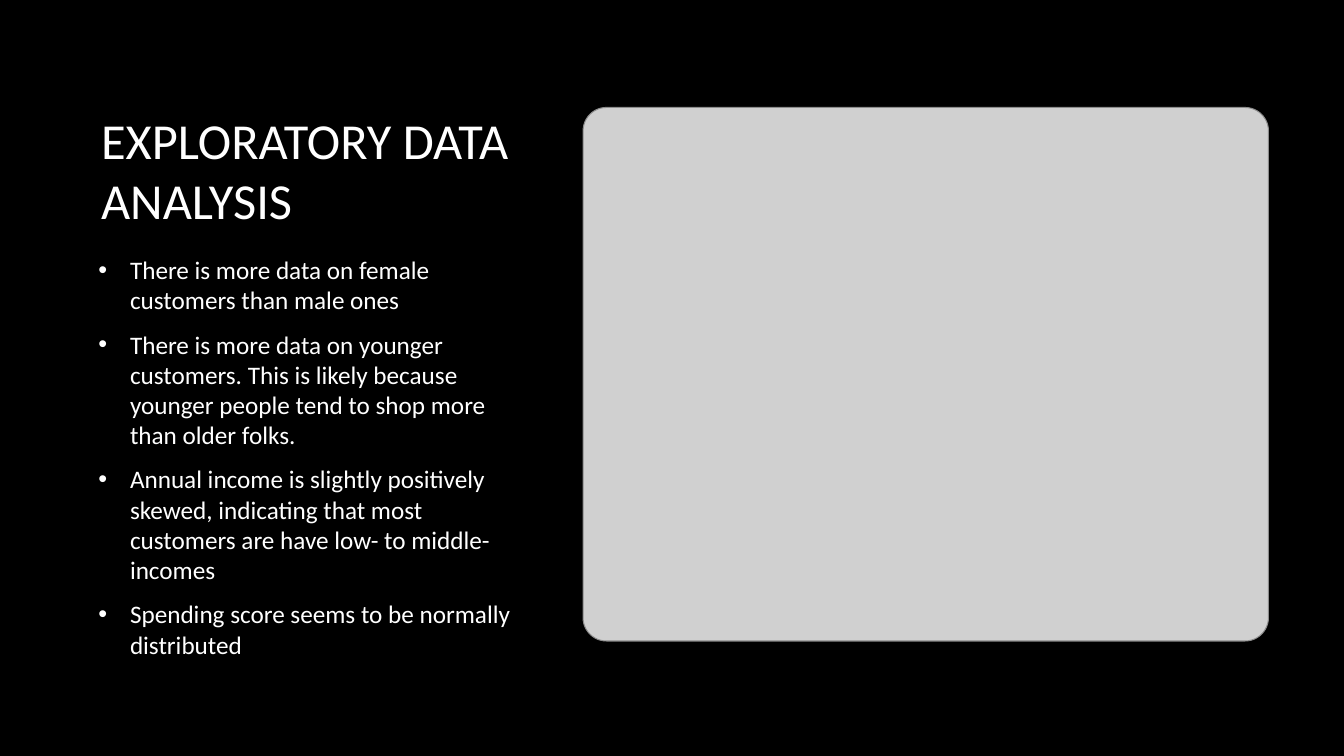
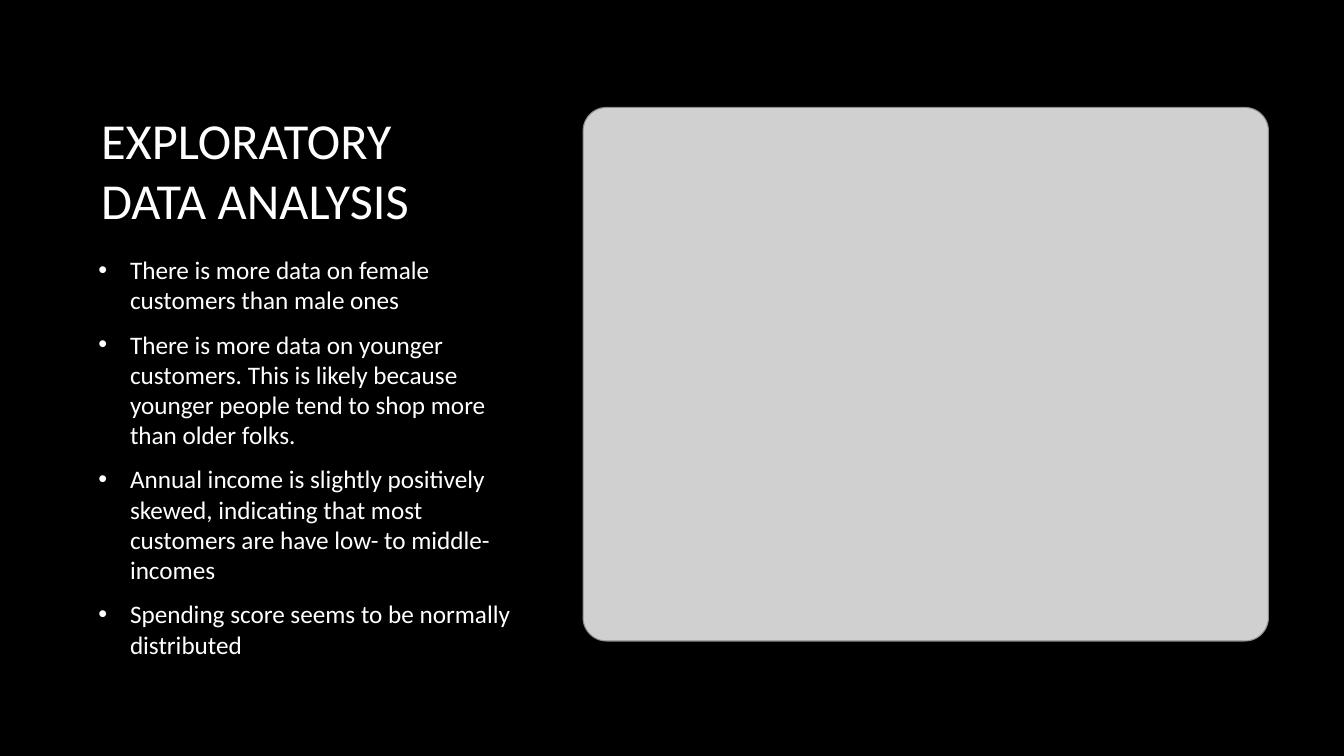
Before and after one commit to ethanolx/Air-Pollution-Mall-py, a slide deck: slide 2 of doc/part-b.pptx. Drawn at 1344x756 pixels with LibreOffice and Linux fonts; fonts in the diff are those of the drawing; grey boxes stand for pictures; background and template pictures are left out. Boxes give left, top, right and bottom in pixels: in the first picture for what was removed or moved away, otherwise in the second. Text is boxed around its words. In the diff, an @@ line names an element or a change of style, - is before the commit and + after.

```diff
--- a/doc/part-b.pptx
+++ b/doc/part-b.pptx
@@ title "EXPLORATORY DATA ANALYSIS" rewrapped from (101, 126, 508, 220) to (101, 126, 409, 220) @@
```
Also in this commit, not shown: 8 other slides changed, 1 slide removed, 1 other file.
